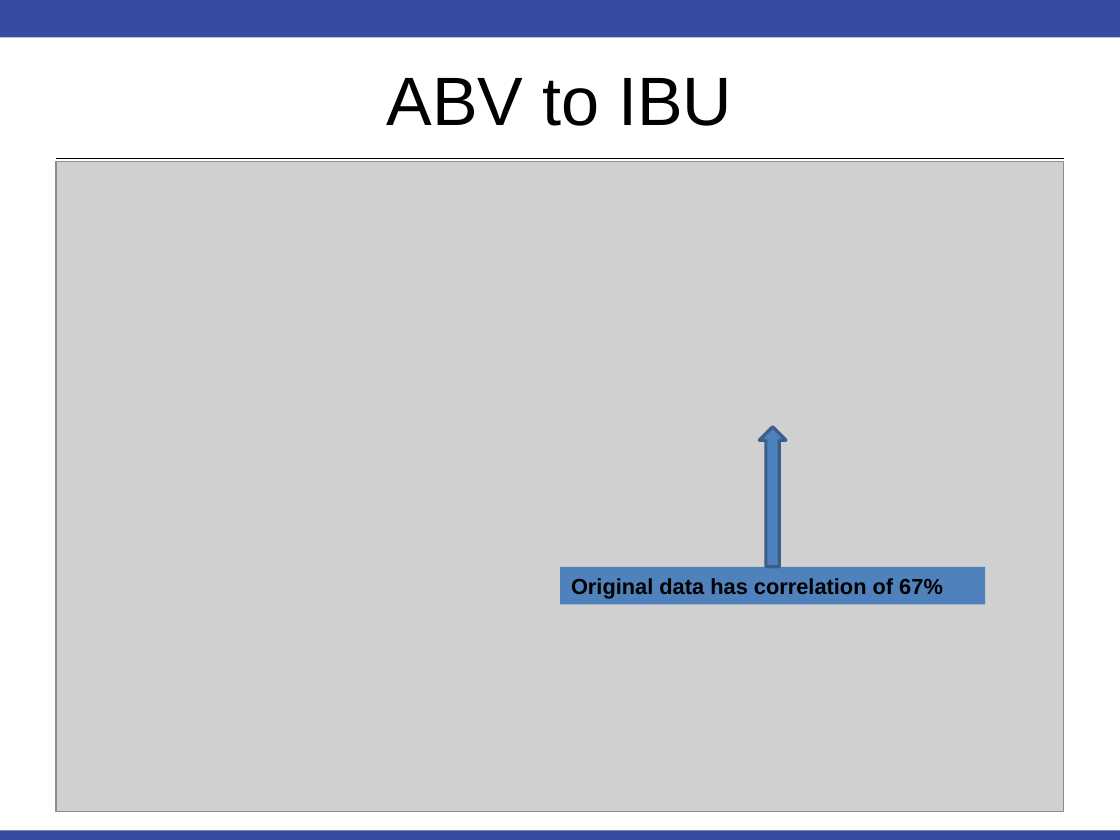
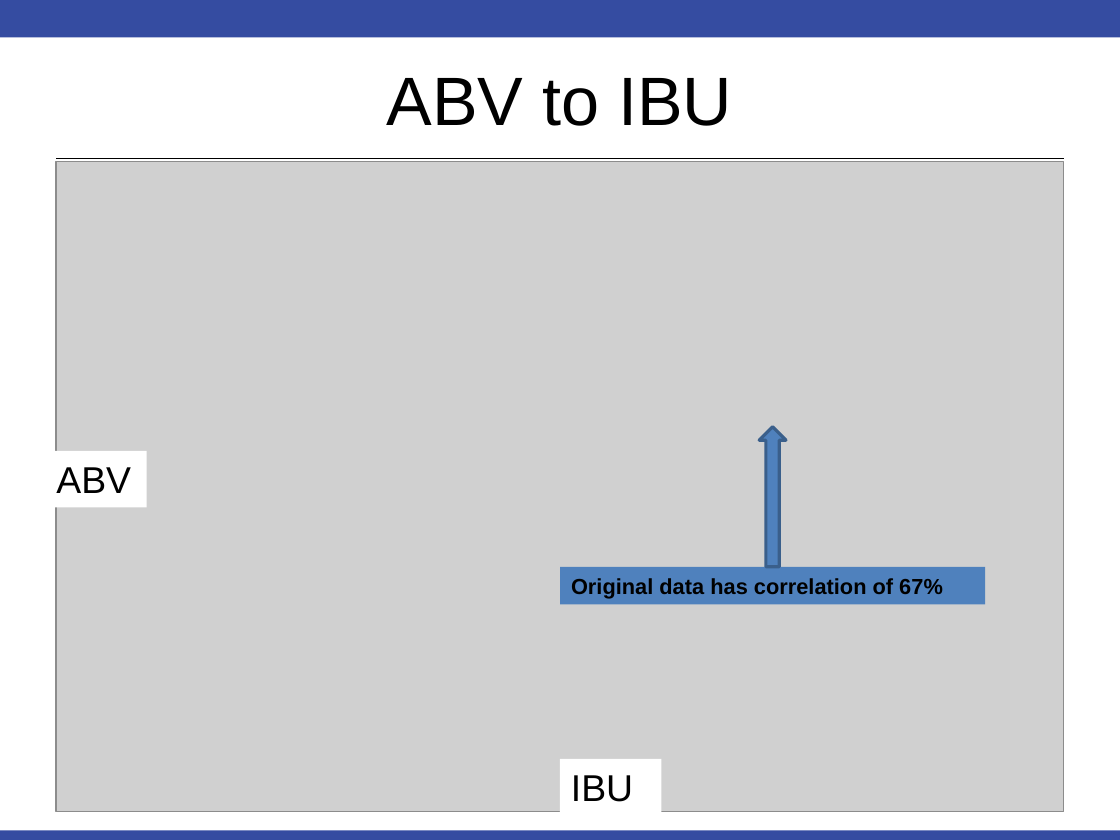
Before and after one commit to mbhedge/Unit_8_Preso, a slide deck: slide 9 of Unit 9 Case Study_Nelson_Hedge.pptx. Drawn at 1120x840 pixels with LibreOffice and Linux fonts; fonts in the diff are those of the drawing; grey boxes stand for pictures. Boxes give left, top, right and bottom in pixels: in the first picture for what was removed or moved away, otherwise in the second. Text is boxed around its words. In the diff, an @@ line names an element or a change of style, - is before the commit and + after.

```diff
--- a/Unit 9 Case Study_Nelson_Hedge.pptx
+++ b/Unit 9 Case Study_Nelson_Hedge.pptx
@@ rectangle added at (46,451,148,507), fill #FFFFFF, 24 pt, text #000000 @@
+ABV
@@ rectangle added at (560,759,662,815), fill #FFFFFF, 24 pt, text #000000 @@
+IBU
```
Also in this commit, not shown: 3 other slides changed.
